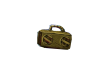
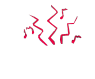
Layer changes from the first 95×79 image to the second:
hid "Boombox" over <box>37,24,72,50</box>
showed "AGJ_2022.jpg copy", painted on it over <box>23,4,82,50</box>
